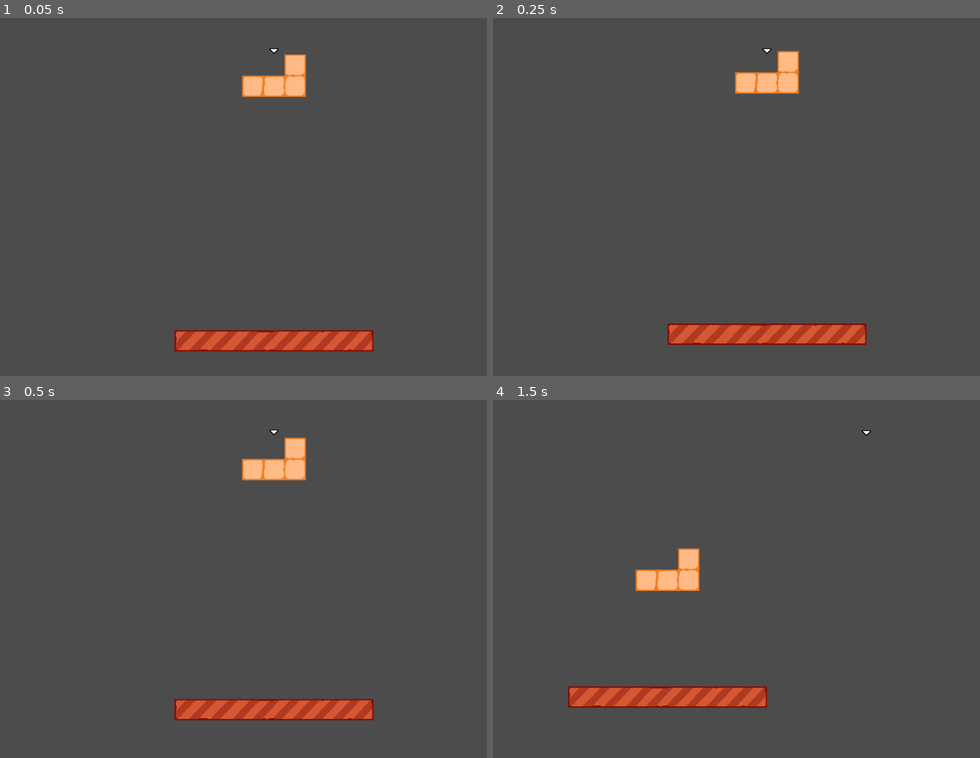
Above: before the commit, frames 1-4 (two rows, left to right).
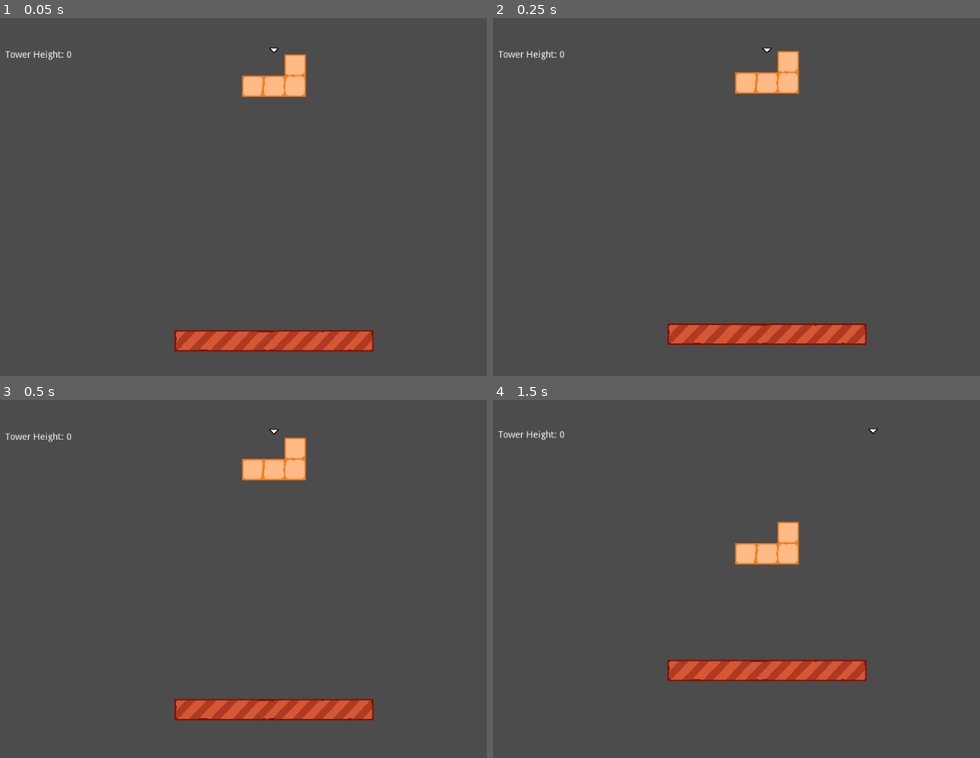
Above: after the commit, the same moments.

Repository: hapsal/pcgd-13
Game: Godot game, scene res://levels/TowerHeightTest.tscn
Same seed, same stepped clock (60 frames per second), same inputs: the game is played once before the commit and once after it. This scene is started directly instead of the project's main scene.
Inputs:
- Up to frame 1 (0.05 s): no input
- Up to frame 2 (0.25 s): no input
- Up to frame 3 (0.5 s): no input
- Up to frame 4 (1.5 s): hold Right (move_right) 0.53-1.28 s; hold E (rotate_clockwise, bound only after the commit) 0.53-1.28 s; tap Q (rotate_counter_clockwise, bound only after the commit) at 0.8, 1.35 s; hold Page Down (ui_page_down) from 1.28 s (still down)

The runs differ from the first frame. In frame 1, 0.2% of the frame differs, in the area x 1-58%, y 8-12%; in frame 2, 0.2%; in frame 3, 0.1%; in frame 4, 7.1%, in the area x 1-80%, y 8-86%.

Commit message:
features added but there are bugs

Diff:
--- a/Block.gd
+++ b/Block.gd
@@ -2,6 +2,11 @@
 class_name Block, "res://editor_tools/icons/Block.svg"
 
 var collision_objects:Array
+var rotation_accumulator: float = 0.0
+
+func _process(delta):
+	#self.rotation = rotation_accumulator
+	pass
 
 func _ready():
 	set_contact_monitor(true)
@@ -21,3 +26,7 @@
 		elif child is CollisionShape2D:
 			assert(child is CollisionPolygon2D,wrong_collision_object_message % name)
 	return collision_objects
+
+func rotate_block(degrees: float) -> void:
+	rotation_accumulator += degrees
+	rotate(deg2rad(degrees))
--- a/BlockManager.gd
+++ b/BlockManager.gd
@@ -3,16 +3,31 @@
 var blocks:Array
 export(String, DIR) var blocks_directory = "res://blocks"
 var block_types:Array
+var rotation_speed = 0.01  # Adjust this as needed
+var last_spawned_block: Block  # Variable to keep track of the last spawned block
 
 # Called when the node enters the scene tree for the first time.
+func _process(delta):
+	if Input.is_action_pressed("rotate_counter_clockwise"):
+		last_spawned_block.rotate_block(-rotation_speed)
+	# Check for user input to rotate clockwise
+	if Input.is_action_pressed("rotate_clockwise"):
+		last_spawned_block.rotate_block(rotation_speed)
+
+
 func _ready():
 	block_types = load_block_types()
 	print(block_types)
+
+func rotate_last_spawned_block(angle: float) -> void:
+	if last_spawned_block:
+		last_spawned_block.rotate_block(angle)
 
 func spawn_block_at(location:Vector2) -> Block:
 	var new_block = block_types[randi() % (block_types.size())].instance()
 	add_child(new_block)
 	new_block.transform.origin = location
+	last_spawned_block = new_block
 	return new_block
 
 func get_tower_height() -> float:
--- a/Player.gd
+++ b/Player.gd
@@ -2,7 +2,7 @@
 
 export var speed = 400 # The players move speed
 var screen_size
-
+export(float, 0, 400, 1) var horizontal_movement_limit
 func _ready():
 	screen_size = get_viewport_rect().size
 
@@ -26,3 +26,4 @@
 	#	$AnimatedSprite2D.stop()
 
 	position += velocity * delta
+	position.x = clamp(position.x, -horizontal_movement_limit, horizontal_movement_limit)
--- a/levels/1PGame.gd
+++ b/levels/1PGame.gd
@@ -24,14 +24,18 @@
 		active_block = block_manager.spawn_block_at(player_cursor.position)
 	update_camera()
 	update_cursor()
+	update_label()
 
-
+func update_label():
+	var label_node = $Height  # Replace "Label" with the actual name of your Label node
+	label_node.text = "Tower Height: " + str(round(tower_height))
+	label_node.rect_position.y = lerp(player_cursor.position.y, camera.get_camera_screen_center().y - screen_height*0.5*camera.zoom.y + 50, 1)
 
 
 func update_camera() -> void:
 	camera.position.y = lerp(camera.position.y, -tower_height - screen_height/2 + 50, 0.02)
 	var zoom_value = max(min(1+(tower_height/screen_height),2),1)
-	camera.zoom = lerp(camera.zoom, Vector2(zoom_value, zoom_value), 0.05)
+	#camera.zoom = lerp(camera.zoom, Vector2(zoom_value, zoom_value), 0.05)
 
 func update_cursor() -> void:
 	player_cursor.position.y = lerp(player_cursor.position.y, camera.get_camera_screen_center().y - screen_height*0.5*camera.zoom.y + 50, 1)
--- a/levels/Camera2D.gd
+++ b/levels/Camera2D.gd
@@ -7,8 +7,8 @@
 var sensitivity = 0.1
 var min_x = -1000
 var max_x = 1000
-var min_y = -1000
-var max_y = 1000
+var min_y = -500
+var max_y = 500
 # Process function
 func _process(delta):
 
@@ -16,14 +16,10 @@
 	var input_movement = Vector2()
 
 	# Keyboard input
-	if Input.is_action_pressed("ui_up"):
+	if Input.is_action_pressed("ui_page_up"):
 		input_movement.y -= 1
-	if Input.is_action_pressed("ui_down"):
+	if Input.is_action_pressed("ui_page_down"):
 		input_movement.y += 1
-	if Input.is_action_pressed("ui_left"):
-		input_movement.x -= 1
-	if Input.is_action_pressed("ui_right"):
-		input_movement.x += 1
 
 	# Normalize to prevent faster diagonal movement
 	input_movement = input_movement.normalized()
@@ -34,6 +30,4 @@
 
 	# Optional: Keep the camera within specific bounds (adjust as needed)
 	var camera_position = global_position
-	camera_position.x = clamp(camera_position.x, min_x, max_x)
-	camera_position.y = clamp(camera_position.y, min_y, max_y)
 	global_position = camera_position
--- a/levels/TowerHeightTest.tscn
+++ b/levels/TowerHeightTest.tscn
@@ -22,6 +22,7 @@
 [node name="PlayerCursor" type="Area2D" parent="."]
 position = Vector2( 0, -450 )
 script = ExtResource( 1 )
+horizontal_movement_limit = 160.0
 
 [node name="CursorSprite" type="Sprite" parent="PlayerCursor"]
 texture = ExtResource( 10 )
@@ -43,3 +44,11 @@
 position = Vector2( 8, -270 )
 current = true
 script = ExtResource( 5 )
+
+[node name="Height" type="Label" parent="."]
+anchor_top = 10.0
+anchor_bottom = 10.0
+margin_left = -405.0
+margin_top = -498.0
+margin_right = -319.0
+margin_bottom = -455.0
--- a/project.godot
+++ b/project.godot
@@ -37,6 +37,20 @@
 
 [input]
 
+ui_page_up={
+"deadzone": 0.5,
+"events": [ Object(InputEventKey,"resource_local_to_scene":false,"resource_name":"","device":0,"alt":false,"shift":false,"control":false,"meta":false,"command":false,"pressed":false,"scancode":16777235,"physical_scancode":0,"unicode":0,"echo":false,"script":null)
+, Object(InputEventKey,"resource_local_to_scene":false,"resource_name":"","device":0,"alt":false,"shift":false,"control":false,"meta":false,"command":false,"pressed":false,"scancode":0,"physical_scancode":87,"unicode":0,"echo":false,"script":null)
+, Object(InputEventKey,"resource_local_to_scene":false,"resource_name":"","device":0,"alt":false,"shift":false,"control":false,"meta":false,"command":false,"pressed":false,"scancode":87,"physical_scancode":0,"unicode":0,"echo":false,"script":null)
+ ]
+}
+ui_page_down={
+"deadzone": 0.5,
+"events": [ Object(InputEventKey,"resource_local_to_scene":false,"resource_name":"","device":0,"alt":false,"shift":false,"control":false,"meta":false,"command":false,"pressed":false,"scancode":16777236,"physical_scancode":0,"unicode":0,"echo":false,"script":null)
+, Object(InputEventKey,"resource_local_to_scene":false,"resource_name":"","device":0,"alt":false,"shift":false,"control":false,"meta":false,"command":false,"pressed":false,"scancode":0,"physical_scancode":83,"unicode":0,"echo":false,"script":null)
+, Object(InputEventKey,"resource_local_to_scene":false,"resource_name":"","device":0,"alt":false,"shift":false,"control":false,"meta":false,"command":false,"pressed":false,"scancode":83,"physical_scancode":0,"unicode":0,"echo":false,"script":null)
+ ]
+}
 move_right={
 "deadzone": 0.5,
 "events": [ Object(InputEventKey,"resource_local_to_scene":false,"resource_name":"","device":0,"alt":false,"shift":false,"control":false,"meta":false,"command":false,"pressed":false,"scancode":0,"physical_scancode":16777233,"unicode":0,"echo":false,"script":null)
@@ -57,6 +71,16 @@
 "events": [ Object(InputEventKey,"resource_local_to_scene":false,"resource_name":"","device":0,"alt":false,"shift":false,"control":false,"meta":false,"command":false,"pressed":false,"scancode":0,"physical_scancode":16777232,"unicode":0,"echo":false,"script":null)
  ]
 }
+rotate_clockwise={
+"deadzone": 0.5,
+"events": [ Object(InputEventKey,"resource_local_to_scene":false,"resource_name":"","device":0,"alt":false,"shift":false,"control":false,"meta":false,"command":false,"pressed":false,"scancode":0,"physical_scancode":69,"unicode":0,"echo":false,"script":null)
+ ]
+}
+rotate_counter_clockwise={
+"deadzone": 0.5,
+"events": [ Object(InputEventKey,"resource_local_to_scene":false,"resource_name":"","device":0,"alt":false,"shift":false,"control":false,"meta":false,"command":false,"pressed":false,"scancode":0,"physical_scancode":81,"unicode":0,"echo":false,"script":null)
+ ]
+}
 
 [physics]
 
